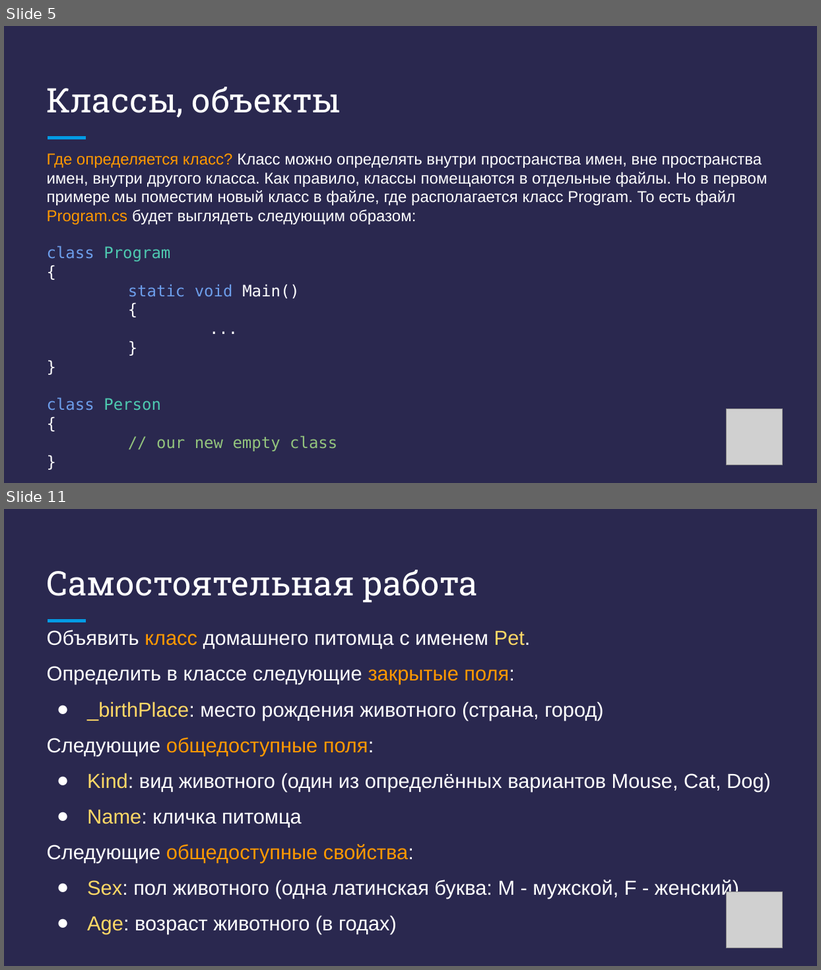
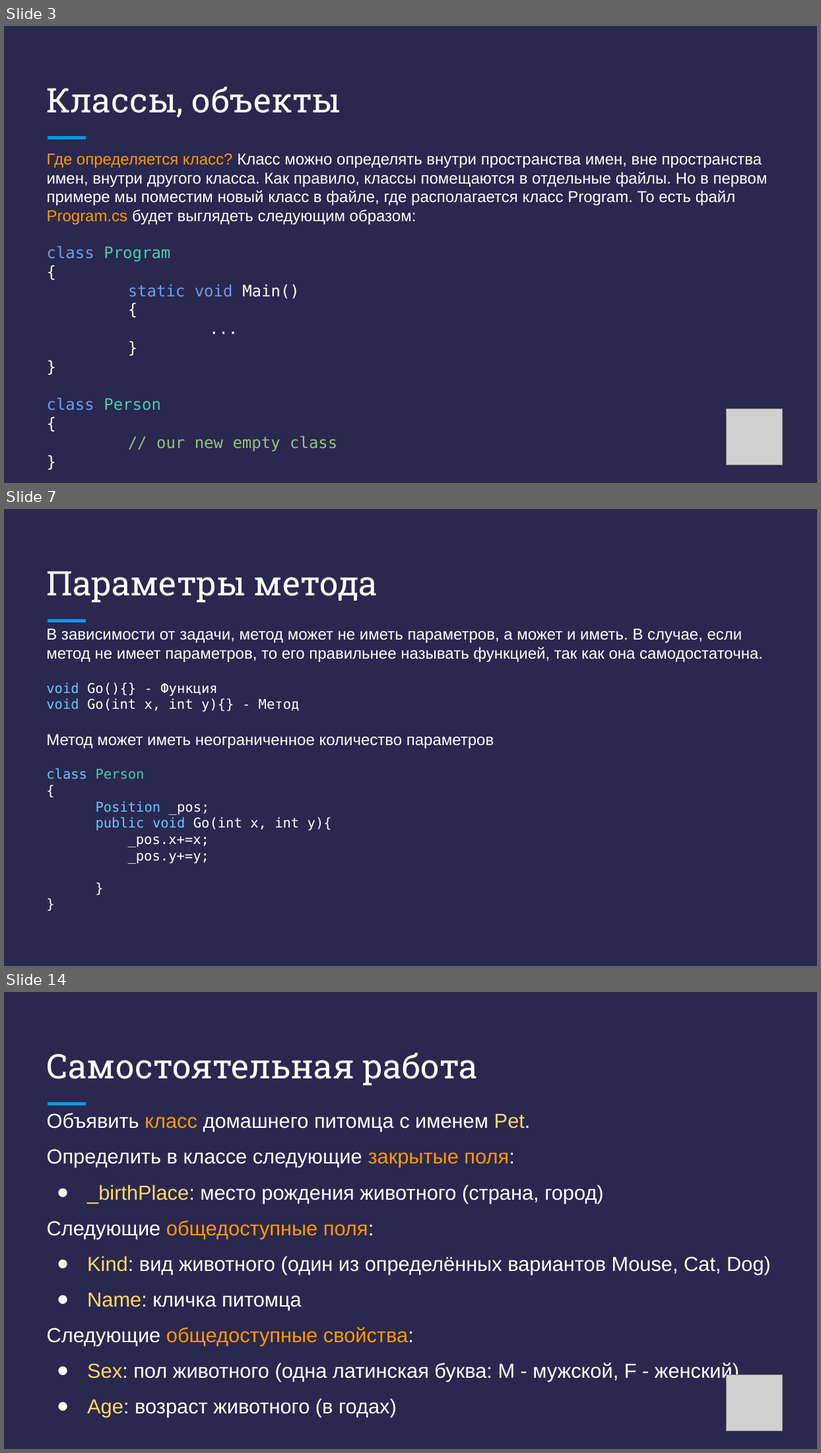
Before and after one commit to DenisKaVladimirovich/MyLessons, a slide deck: 10/Презентация - C# + .NET - Урок 10.pptx. Shown one above the other, each under a label of ours: slides 5 and 11 before the commit, slides 3, 7 and 14 after it; the slides between them are not shown. The pictures are 821x970 and 821x1453 pixels, drawn with LibreOffice and Linux fonts; fonts in the diff are those of the drawing; grey boxes stand for pictures. Boxes give left, top, right and bottom in pixels: in the first picture for what was removed or moved away, otherwise in the second. Text is boxed around its words. In the diff, an @@ line names an element or a change of style, - is before the commit and + after.

```diff
--- a/10/Презентация - C# + .NET - Урок 10.pptx
+++ b/10/Презентация - C# + .NET - Урок 10.pptx
@@ slide 7 added at [4, 509, 817, 966], background #2A284F; not listed: 1 template element that a slide beside it also shows @@
@@ title added at [47, 571, 378, 603], 30 pt, text #FFFFFF @@
+Параметры метода
@@ text added at [46, 628, 763, 662], 14 pt, text #FFFFFF @@
+В зависимости от задачи, метод может не иметь параметров, а может и иметь. В случае, если метод не имеет параметров, то его правильнее называть функцией, так как она самодостаточна.
@@ text added at [46, 683, 300, 712], 12 pt, text #FFFFFF @@
+void Go(){} - Функция
+void Go(int x, int y){} - Метод
@@ text added at [46, 734, 494, 749], 14 pt, text #FFFFFF @@
+Метод может иметь неограниченное количество параметров
@@ text added at [46, 768, 332, 864], 12 pt, text #FFFFFF @@
+class Person
+{
+Position _pos;
+public void Go(int x, int y){
+_pos.x+=x;
+_pos.y+=y;
+}
+}
@@ what was slide 5 is now slide 3 @@
@@ what was slide 11 is now slide 14 @@
```
Also in this commit, not shown: 6 slides changed, 5 other slides added, 4 slides removed, 21 other files.
